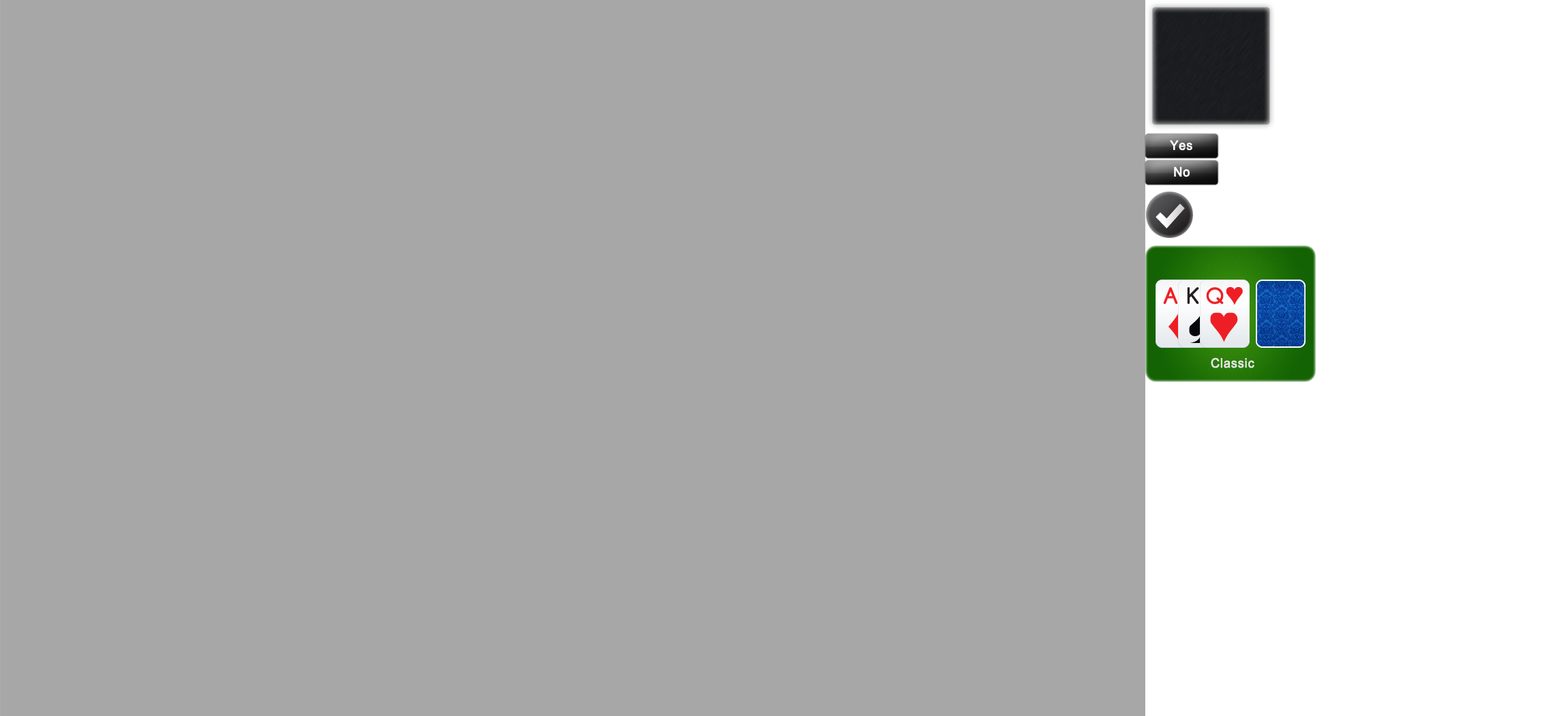
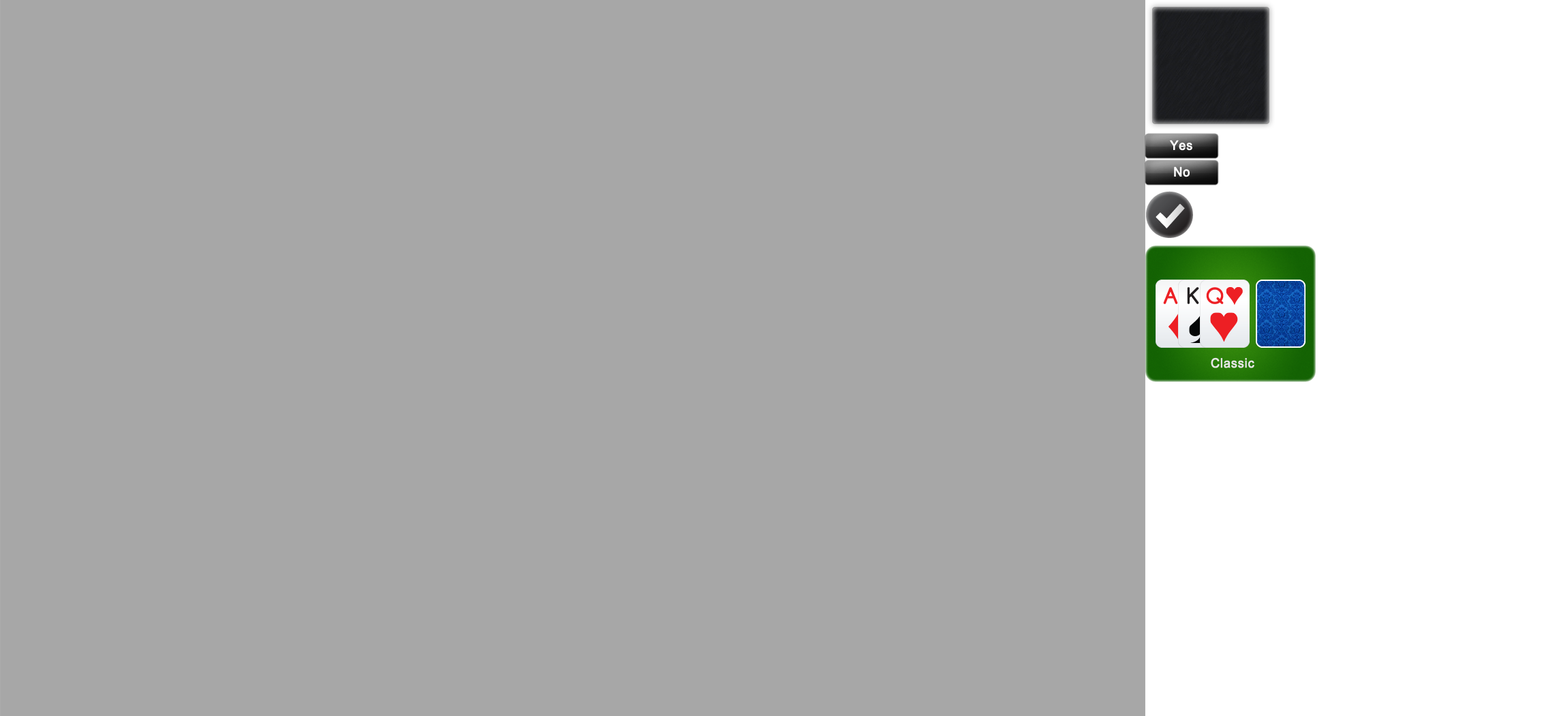
Revision of a layered w=1568, h=716 image; what changed, layer by layer:
painted on "Shape 1" over [1152, 6, 1271, 125]
